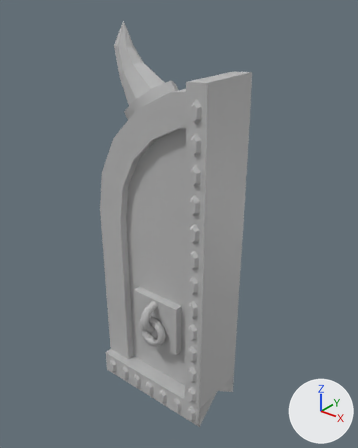
The FBX model Assets/GameStuff/Matt's Stuff/M_Assets/Throne_Room/Door/Throne_Room_Door.fbx as it was, and as the next commit left it.
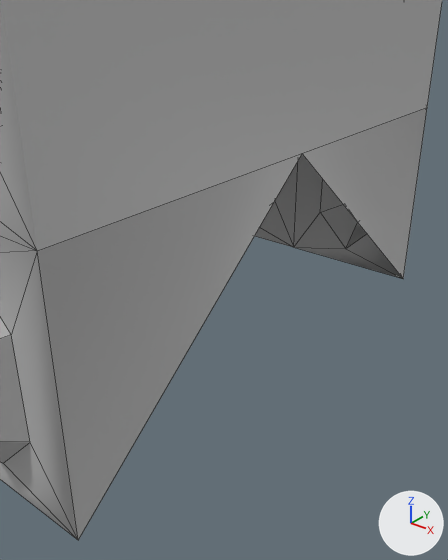
Each version appears first whole from a camera (50 mm lens) standing at (5.93, -9.01, 11.1) and looking at (-1.55, 0.34, 5.3), and next in a close-up from a camera (50 mm lens) standing at (1.0, -1.42, 1.1) and looking at (-0.11, -0.04, 0.24). Arrows for +X, +Y and +Z are at lower right; the lights stay in place. The close-ups show mesh edges as thin lines. Where no turn or scale is listed for an object, it has been applied to the vertices.
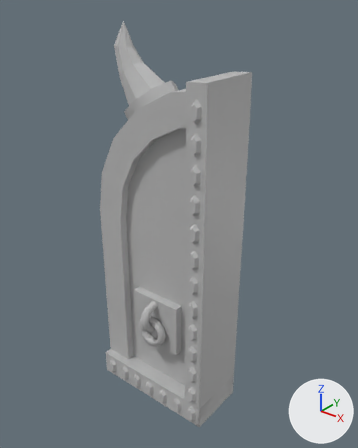
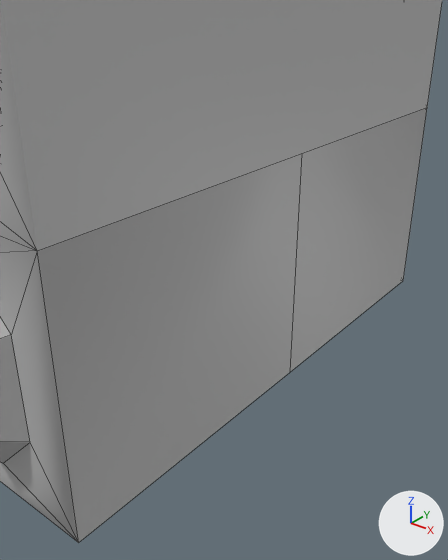
The change, as a diff of the scene's bpy script:
```diff
--- a/Assets/GameStuff/Matt's Stuff/M_Assets/Throne_Room/Door/Throne_Room_Door.fbx.py
+++ b/Assets/GameStuff/Matt's Stuff/M_Assets/Throne_Room/Door/Throne_Room_Door.fbx.py
@@ me_mesh @@
 me_mesh.from_pydata(...)  # 1123 vertices, 1108 faces; spans x -2.0..2.0, y -1.17..1.17, z -5.16..5.16
 # used by ob_polysurface113; location = (-1.865, -0.01, 5.148)
 # before: 41 (1.47, -0.85, -5.16), 53 (2.0, -0.85, -5.16) at pixel (78, 540), 456 (-0.9, -0.85, -5.16), 523 (-1.67, -0.85, -5.16), 530 (-1.67, -0.63, -5.16)
 # before: 591 (-1.67, 0.0, -5.16), 633 (1.47, 0.85, -5.16) at pixel (293, 247), 645 (2.0, 0.85, -5.16) at pixel (403, 278), 1048 (-0.9, 0.85, -5.16), 1115 (-1.67, 0.85, -5.16)
 # before: 1122 (-1.67, 0.63, -5.16)
-me_mesh.vertices[550].co = (2.0, 0.0, -4.47)  # pixel (302, 153)
+# me_mesh part 1
+for i in [41, 53, 456, 523, 530, 591, 633, 645, 1048, 1115, 1122]: me_mesh.vertices[i].co += Vector((0.0, 0.0, -0.01))
+me_mesh.vertices[550].co = (2.0, 0.0, -5.17)  # pixel (290, 372)
 me_mesh.materials.append(mat_blinn8)
```

Boxes (x1, y1, x2, y2) around the edits, measured in the close-ups (448 x 560 px; the box of a moved part takes in the faces that stretch with it):
'polySurface113', reshaped: before (0, 0, 442, 540); after (0, 0, 442, 543)
part 1 of me_mesh, moved or reshaped: before (0, 108, 427, 540); after (0, 108, 427, 543)
